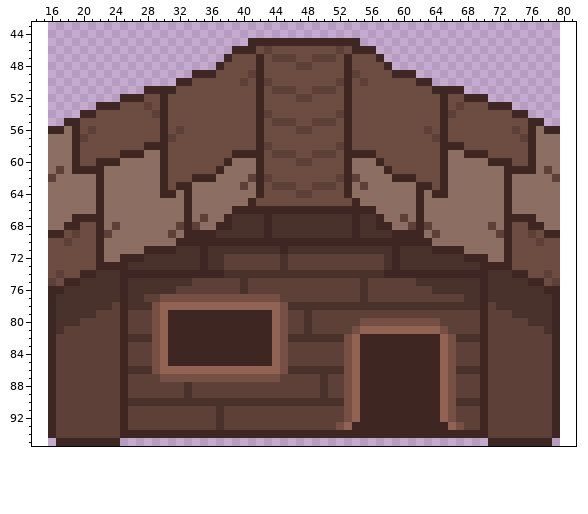
Two versions of one pixel-art file, assets/Haus/Holzhaus.aseprite. Above, as it was before the edit.
64x96 pixels, 1 frame. Colours within 5 levels of each other are drawn and written as one. Shown: x 14..81, y 43..95. The old version is drawn lined up with the new one, on the new canvas.
After:
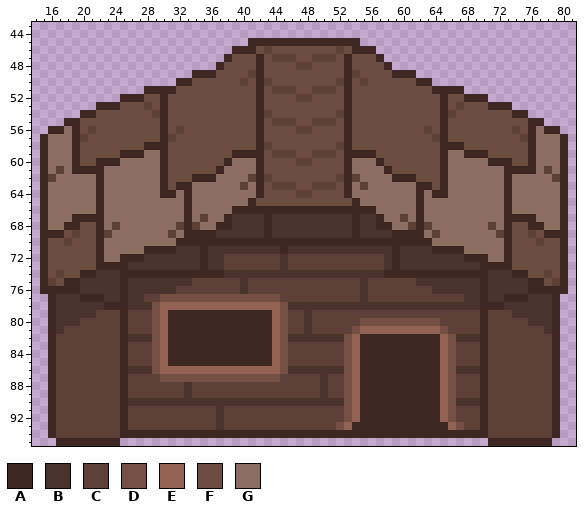
Palette (. is transparent): A #3e2723  B #49322b  C #5d4037  D #765044  E #926253  F #6d4c41  G #8d6e63
Difference:
{"change": "canvas 64x96 -> 96x96, the old top-left corner now at 16,0"}
{"y":57,"x":15,"old":".","new":"A"}
{"y":57,"x":80,"old":".","new":"A"}
{"y":58,"x":15,"old":".","new":"A"}
{"y":58,"x":80,"old":".","new":"A"}
{"y":59,"x":15,"old":".","new":"A"}
{"y":59,"x":80,"old":".","new":"A"}
{"y":60,"x":15,"old":".","new":"A"}
{"y":60,"x":80,"old":".","new":"A"}
{"y":61,"x":15,"old":".","new":"A"}
{"y":61,"x":80,"old":".","new":"A"}
{"y":62,"x":15,"old":".","new":"A"}
{"y":62,"x":80,"old":".","new":"A"}
{"y":63,"x":15,"old":".","new":"A"}
{"y":63,"x":80,"old":".","new":"A"}
{"y":64,"x":15,"old":".","new":"A"}
{"y":64,"x":80,"old":".","new":"A"}
{"y":65,"x":15,"old":".","new":"A"}
{"y":65,"x":80,"old":".","new":"A"}
{"y":66,"x":15,"old":".","new":"A"}
{"y":66,"x":80,"old":".","new":"A"}
{"y":67,"x":15,"old":".","new":"A"}
{"y":67,"x":80,"old":".","new":"A"}
{"y":68,"x":15,"old":".","new":"A"}
{"y":68,"x":80,"old":".","new":"A"}
{"y":69,"x":15,"old":".","new":"A"}
{"y":69,"x":80,"old":".","new":"A"}
{"y":70,"x":15,"old":".","new":"A"}
{"y":70,"x":80,"old":".","new":"A"}
{"y":71,"x":15,"old":".","new":"A"}
{"y":71,"x":80,"old":".","new":"A"}
{"y":72,"x":15,"old":".","new":"A"}
{"y":72,"x":80,"old":".","new":"A"}
{"y":73,"x":15,"old":".","new":"A"}
{"y":73,"x":80,"old":".","new":"A"}
{"y":74,"x":15,"old":".","new":"A"}
{"y":74,"x":80,"old":".","new":"A"}
{"y":75,"x":15,"old":".","new":"A"}
{"y":75,"x":80,"old":".","new":"A"}
{"y":76,"x":15,"old":".","new":"A"}
{"y":76,"x":18,"old":"BB","new":"AA"}
{"y":76,"x":76,"old":"BB","new":"AA"}
{"y":76,"x":80,"old":".","new":"A"}
{"y":77,"x":20,"old":"BBB","new":"AAA"}
{"y":77,"x":73,"old":"BBB","new":"AAA"}
{"y":78,"x":23,"old":"BC","new":"AA"}
{"y":78,"x":71,"old":"CB","new":"AA"}
{"label":"changed","picture_box":[40,134,120,310]}
{"label":"changed","picture_box":[488,134,568,310]}
